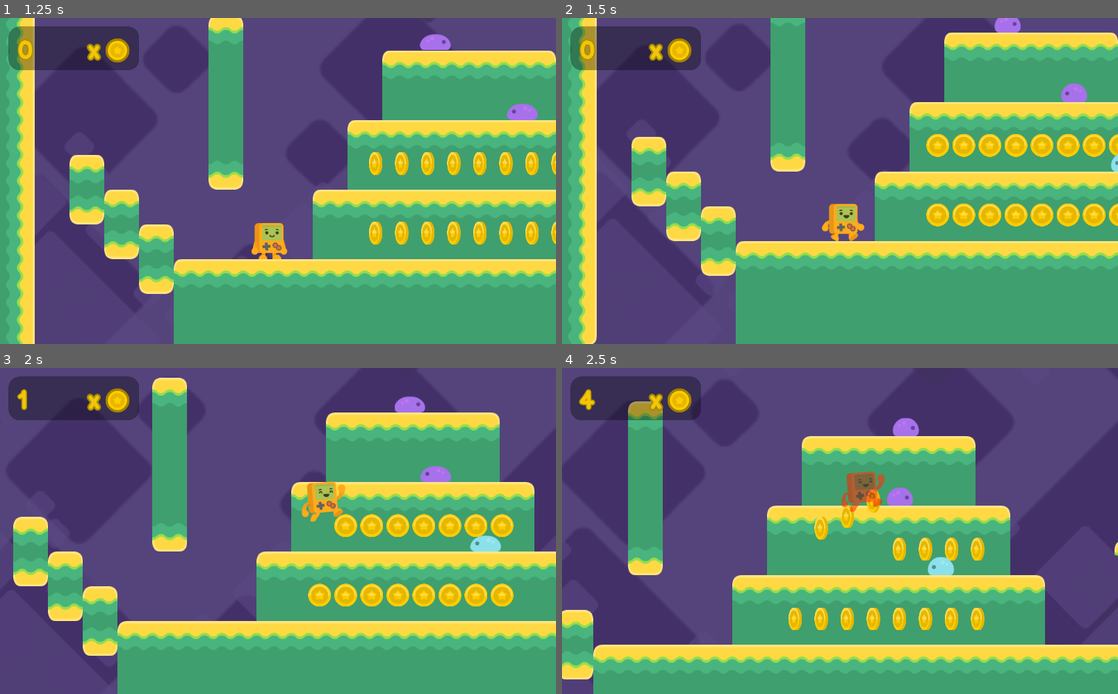
Above: before the commit, frames 1-4 (two rows, left to right).
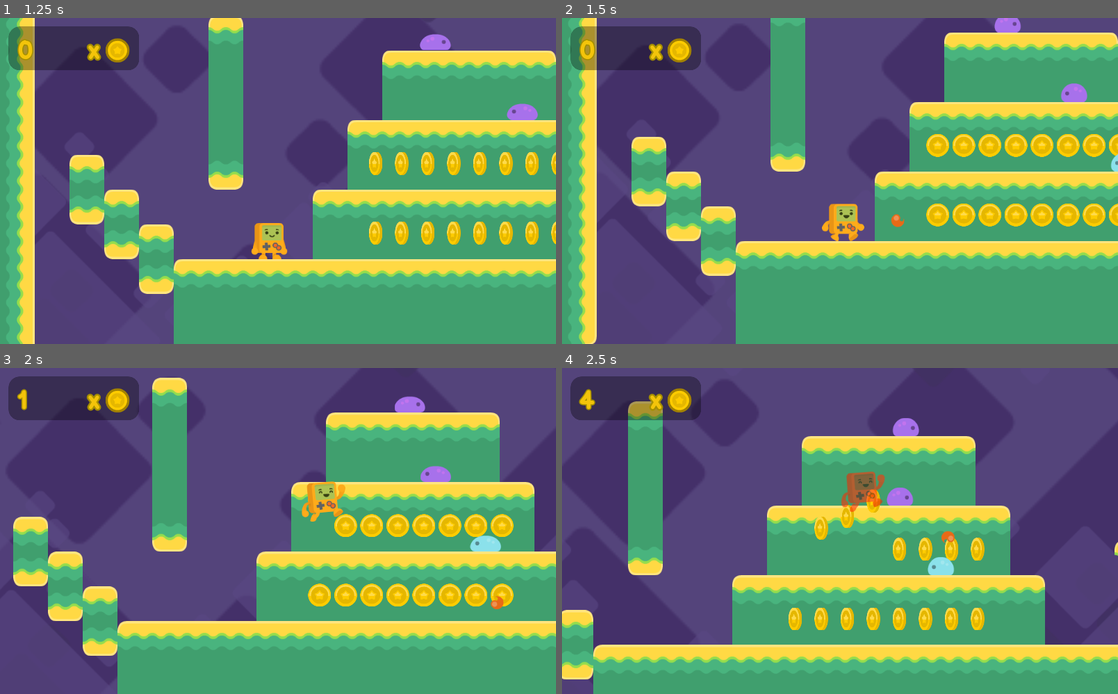
Above: after the commit, the same moments.

Repository: CrabbitSlater/Godot_2D_Tutorial_adv
Game: Godot game, scene res://Assets/TitleMenu.tscn
Same seed, same stepped clock (60 frames per second), same inputs: the game is played once before the commit and once after it.
Inputs:
- Up to frame 1 (1.25 s): click "Play" at 0.5 s
- Up to frame 2 (1.5 s): hold D (player_right) from 1.28 s (still down); tap V (player_fire, bound only after the commit) at 1.35 s
- Up to frame 3 (2 s): keep holding D (player_right); tap Space (player_jump) at 1.52 s
- Up to frame 4 (2.5 s): keep holding D (player_right); tap Shift (player_run) at 2.1 s; tap Space (player_jump) at 2.27 s; tap V (player_fire, bound only after the commit) at 2.3 s

Frame 1 is identical in both runs. In frame 2, less than 0.1% of the frame differs, in the area x 59-62%, y 60-65%; in frame 3, less than 0.1%; in frame 4, less than 0.1%.

Commit message:
added fireball, tweaked collision on slime enemy to deterline if it is steve or fireball that interacts by checking bitmask, added visibility node for cleanup of fireball and minimum existance time before audio plays from fireball bornCG tutorial part 19, assets from kenny.nl

Diff:
--- a/Assets/Enemy/Enemy.gd
+++ b/Assets/Enemy/Enemy.gd
@@ -68,8 +68,13 @@
 
 func _on_SidesChecker_body_entered(body):
 
-	if body.name == "Steve":
+	if body.get_collision_layer()==1:
 		body.ouch(self.position.x)
+
+	elif body.get_collision_layer()== 32:
+		body.queue_free()
+		self.queue_free()
+
 
 
 func _on_Timer_timeout():
--- a/Assets/Enemy/Enemy.tscn
+++ b/Assets/Enemy/Enemy.tscn
@@ -5,7 +5,7 @@
 [ext_resource path="res://Assets/Audio/sounds/pepSound2.ogg" type="AudioStream" id=3]
 
 [sub_resource type="RectangleShape2D" id=2]
-extents = Vector2( 20, 12.5 )
+extents = Vector2( 20, 11.5 )
 
 [sub_resource type="RectangleShape2D" id=3]
 extents = Vector2( 18, 2 )
@@ -15,7 +15,7 @@
 
 [node name="Enemy" type="KinematicBody2D"]
 collision_layer = 16
-collision_mask = 51
+collision_mask = 19
 script = ExtResource( 1 )
 
 [node name="AnimatedSprite" type="AnimatedSprite" parent="."]
@@ -25,7 +25,7 @@
 playing = true
 
 [node name="CollisionShape2D" type="CollisionShape2D" parent="."]
-position = Vector2( 0, 4.5 )
+position = Vector2( 0, 5.5 )
 shape = SubResource( 2 )
 
 [node name="FloorChecker" type="RayCast2D" parent="."]
@@ -35,7 +35,6 @@
 
 [node name="TopChecker" type="Area2D" parent="."]
 collision_layer = 0
-collision_mask = 33
 
 [node name="CollisionShape2D" type="CollisionShape2D" parent="TopChecker"]
 position = Vector2( 0, -10 )
--- /dev/null
+++ b/Assets/Fireball/Fireball.gd
@@ -0,0 +1,39 @@
+extends KinematicBody2D
+
+var velocity = Vector2()
+const SPEED : int = 800
+const GRAVITY = 22
+const BOUNCE = -300
+const SPIN_SPEED = 45
+var direction =1
+
+
+func _ready():
+	velocity.x = SPEED * direction
+
+func _physics_process(delta):
+	$Sprite.rotation_degrees+=SPIN_SPEED
+	velocity.y += GRAVITY
+
+	if self.is_on_wall():
+		queue_free()
+	if self.is_on_floor():
+		velocity.y = BOUNCE
+
+
+
+	velocity = move_and_slide(velocity,Vector2.UP)
+	#dont forget to designate 'up' durection
+
+
+
+
+func _on_VisibilityNotifier2D_screen_exited():
+	#if visibility notifier node says we are off screeen
+	self.queue_free()
+
+
+func _on_Timer_timeout():
+	#wait a fraction before playing fireball sound in case fireball hits wall
+	#close to spawn
+	$AudioStreamPlayer.play()
--- /dev/null
+++ b/Assets/Fireball/Fireball.tscn
@@ -0,0 +1,35 @@
+[gd_scene load_steps=5 format=2]
+
+[ext_resource path="res://Assets/Fireball/fireball.png" type="Texture" id=1]
+[ext_resource path="res://Assets/Fireball/Fireball.gd" type="Script" id=2]
+[ext_resource path="res://Assets/Audio/sounds/minimize_001.ogg" type="AudioStream" id=3]
+
+[sub_resource type="CircleShape2D" id=1]
+radius = 12.0
+
+[node name="Fireball" type="KinematicBody2D"]
+collision_layer = 32
+collision_mask = 2
+script = ExtResource( 2 )
+
+[node name="CollisionShape2D" type="CollisionShape2D" parent="."]
+shape = SubResource( 1 )
+
+[node name="Sprite" type="Sprite" parent="."]
+texture = ExtResource( 1 )
+
+[node name="VisibilityNotifier2D" type="VisibilityNotifier2D" parent="."]
+scale = Vector2( 12.8, 4.8 )
+
+[node name="Timer" type="Timer" parent="."]
+wait_time = 0.05
+one_shot = true
+autostart = true
+
+[node name="AudioStreamPlayer" type="AudioStreamPlayer" parent="."]
+stream = ExtResource( 3 )
+volume_db = -10.0
+pitch_scale = 1.5
+
+[connection signal="screen_exited" from="VisibilityNotifier2D" to="." method="_on_VisibilityNotifier2D_screen_exited"]
+[connection signal="timeout" from="Timer" to="." method="_on_Timer_timeout"]
--- a/Assets/Steve/Steve.gd
+++ b/Assets/Steve/Steve.gd
@@ -6,6 +6,8 @@
 var state = States.AIR
 
 
+#fireball is const and also preloaded to minimise memory strain
+const FIREBALL = preload("res://Assets/Fireball/Fireball.tscn")
 
 var velocity: Vector2  = Vector2(0.0,0.0)
 export var gravity : float = 35.0
@@ -41,6 +43,7 @@
 				velocity.x = lerp(velocity.x,0,friction_lerp_coeff)
 			velocity.x = clamp(velocity.x,-top_air_speed,+top_air_speed)
 			move_and_fall()
+			fire()
 
 		States.FLOOR:
 
@@ -83,12 +86,21 @@
 				$SoundJump.play()
 				self.state=States.AIR
 			move_and_fall()
+			fire()
 
 
-
-
-
-
+func fire():
+	if Input.is_action_just_pressed("player_fire"):
+		var direction = 1 if not $Sprite.flip_h else -1
+		var f = FIREBALL.instance()
+		#^create an instance of fireball in memory but NOT added to scene
+		f.direction = direction
+		#^ assign direction of the fireball BEFORE adding to scene (overrides default)
+		get_parent().add_child(f)
+		#add instance fireball to parent of steve (the scene)
+		f.position.y = self.position.y
+		f.position.x = self.position.x +25*direction
+		#^offset x position of fireball
 
 func move_and_fall():
 	velocity.y += gravity
--- a/project.godot
+++ b/project.godot
@@ -45,6 +45,11 @@
 "events": [ Object(InputEventKey,"resource_local_to_scene":false,"resource_name":"","device":0,"alt":false,"shift":false,"control":false,"meta":false,"command":false,"pressed":false,"scancode":0,"physical_scancode":16777237,"unicode":0,"echo":false,"script":null)
  ]
 }
+player_fire={
+"deadzone": 0.5,
+"events": [ Object(InputEventKey,"resource_local_to_scene":false,"resource_name":"","device":0,"alt":false,"shift":false,"control":false,"meta":false,"command":false,"pressed":false,"scancode":0,"physical_scancode":86,"unicode":0,"echo":false,"script":null)
+ ]
+}
 
 [layer_names]
 
Not shown, changed: Assets/Audio/sounds/minimize_001.ogg.import
Binary file added: Assets/Fireball/fireball.png
Not shown, added: Assets/Fireball/fireball.png.import
